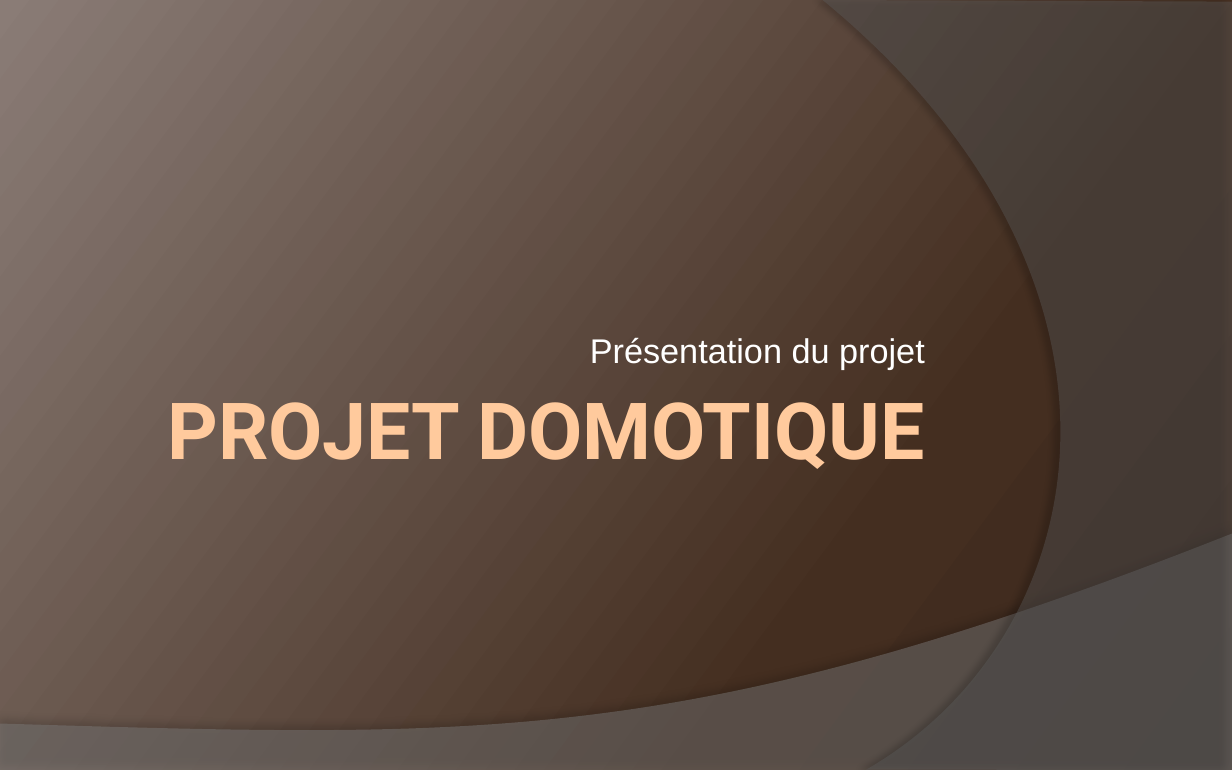
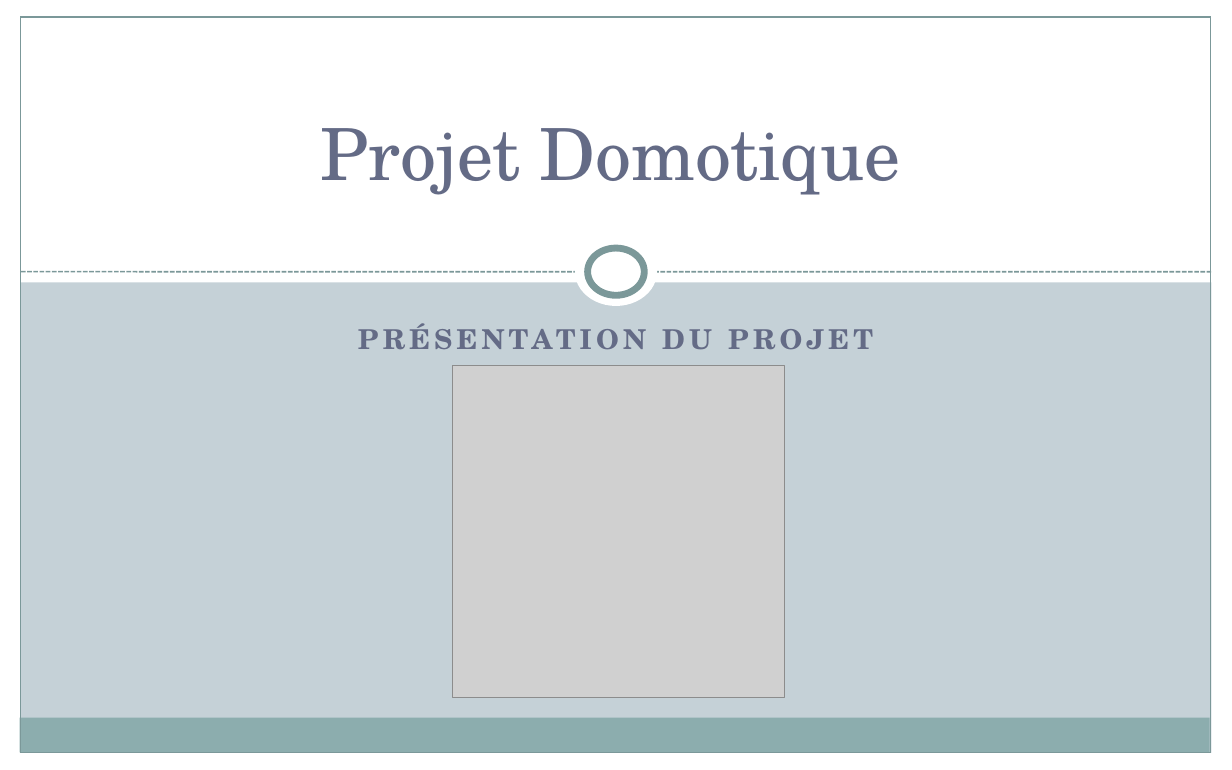
Before and after one commit to DrBalf/domotique_bts_sn_ec_projet, a slide deck: slide 1 of Rapport/Projet_Domotique_présentation.pptx. Drawn at 1232x770 pixels with LibreOffice and Linux fonts; fonts in the diff are those of the drawing; grey boxes stand for pictures. Boxes give left, top, right and bottom in pixels: in the first picture for what was removed or moved away, otherwise in the second. Text is boxed around its words. In the diff, an @@ line names an element or a change of style, - is before the commit and + after.

```diff
--- a/Rapport/Projet_Domotique_présentation.pptx
+++ b/Rapport/Projet_Domotique_présentation.pptx
@@ background gradient #39261B to #442E20 to #8A7C76 to #C5D1D7 @@
@@ rectangle added at [0, 0, 21, 770], fill #FFFFFF @@
@@ rectangle added at [0, 0, 1232, 282], fill #FFFFFF @@
@@ rectangle added at [21, 17, 1211, 753], outline #7C999A 0.75 pt @@
@@ freeform shape removed at [823, 0, 1232, 770] @@
@@ rectangle added at [1211, 0, 1232, 770], fill #FFFFFF @@
@@ title "Projet Domotique" at [321, 128, 900, 195]: vertical alignment top to bottom @@
@@ title at [321, 128, 900, 195]: text changed; size 46 to 42 pt; font Roboto to TeX Gyre Schola; text colour gradient #FFCA9F to #C08225 to #646B86; bold off @@
-PROJET DOMOTIQUE
+Projet Domotique
@@ ellipse added at [575, 238, 658, 307], fill #FFFFFF @@
@@ ellipse added at [588, 248, 644, 294], fill #FFFFFF, outline #7C999A 4 pt @@
@@ line added from (21, 272) to (1211, 272), #7C999A 0.9 pt dashed @@
@@ subtitle "PRÉSENTATION DU PROJET" at [358, 323, 873, 349]: vertical alignment bottom to top @@
@@ subtitle at [358, 323, 873, 349]: text changed; size 20 to 16 pt; font Arial to TeX Gyre Schola; text colour #FFFFFF to #646B86; bold on @@
-Présentation du projet
+PRÉSENTATION DU PROJET
@@ picture added at [452, 366, 785, 699] @@
@@ freeform shape removed at [0, 533, 1232, 770] @@
@@ rectangle added at [20, 718, 1210, 753], fill #8CADAE @@
@@ rectangle added at [0, 753, 1232, 770], fill #FFFFFF @@
```
Also in this commit, not shown: 12 other slides changed, 4 slides added, 41 other files.
